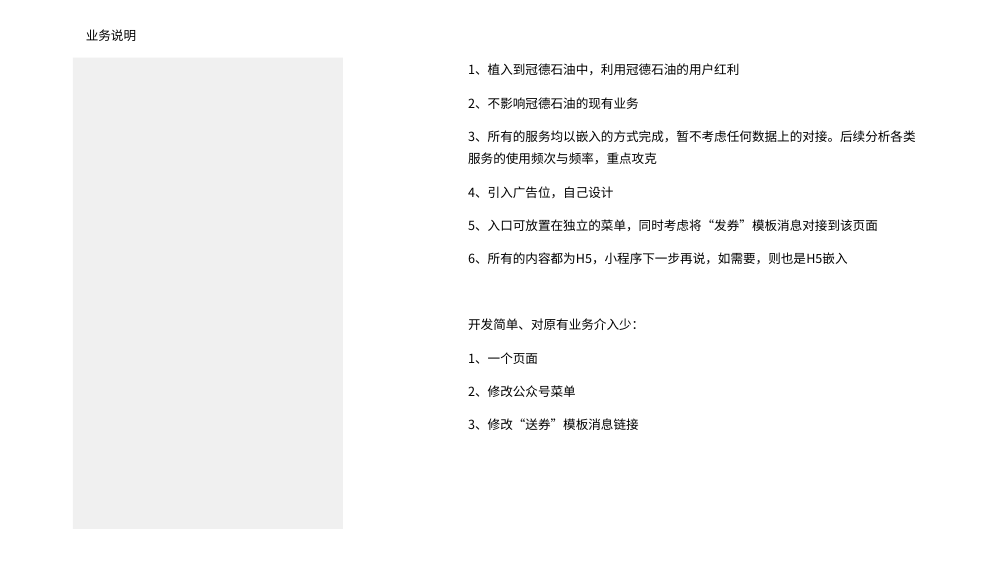
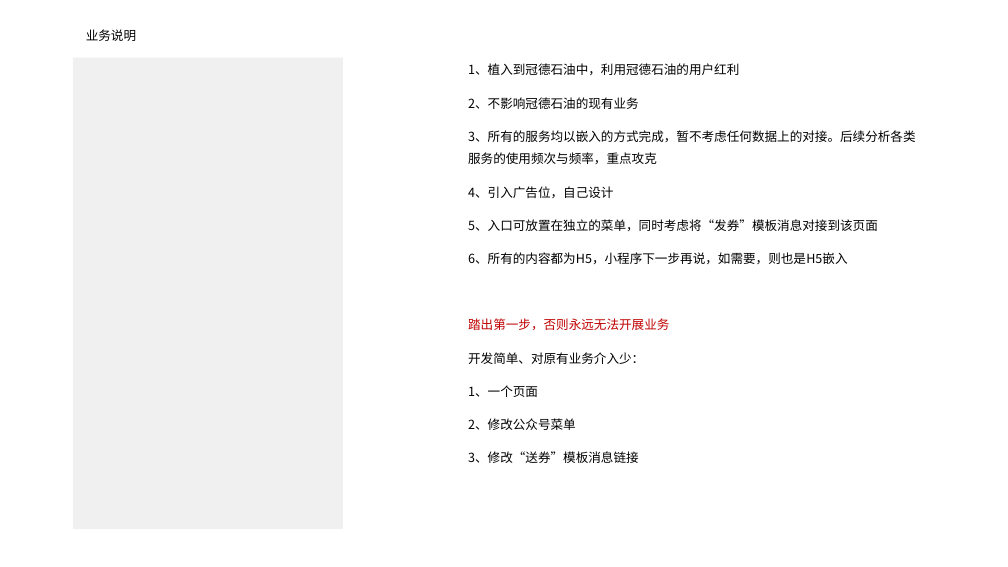
Before and after one commit to nixiaobing/kindpetro, a slide deck: slide 1 of product/冠德石油+/优惠生活/优惠生活的构想.pptx. Drawn at 1008x567 pixels with LibreOffice and Linux fonts; fonts in the diff are those of the drawing; background and template pictures are left out. Boxes give left, top, right and bottom in pixels: in the first picture for what was removed or moved away, otherwise in the second. Text is boxed around its words. In the diff, an @@ line names an element or a change of style, - is before the commit and + after.

```diff
--- a/product/冠德石油+/优惠生活/优惠生活的构想.pptx
+++ b/product/冠德石油+/优惠生活/优惠生活的构想.pptx
@@ text at (x1=468, y1=318, x2=669, y2=330): paragraph added @@
+踏出第一步，否则永远无法开展业务
```
Also in this commit, not shown: 15 other files.
